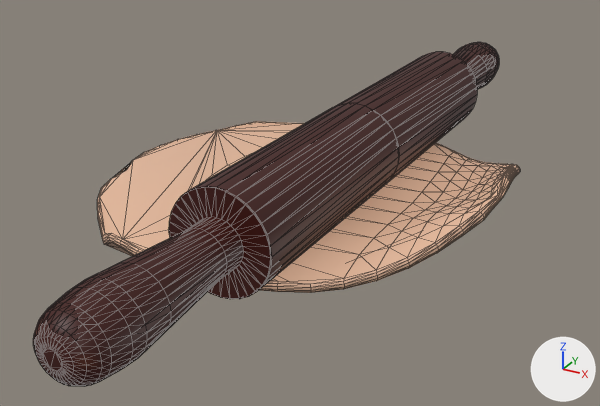
The glTF model Rollingpin.glb: old version first, new version second.
The view is the same before and after, from a 50 mm camera at (3.89, -6.33, 3.16) aimed at (0.51, -0.18, 0.08). Every picture has the same lights, and +X, +Y and +Z are marked at lower right. Mesh edges are drawn as thin lines. Where no turn or scale is listed for an object, it has been applied to the vertices.

Before the edit, the objects in view are built like this:
```python
me_cylinder_001 = bpy.data.meshes.new('Cylinder.001')
me_cylinder_001.from_pydata(...)  # 768 vertices, 1562 faces; spans x -0.41..0.41, y -3.73..3.73, z -0.41..0.41
me_cylinder_001.materials.append(mat_material_001)
me_mesh_001 = bpy.data.meshes.new('Mesh.001')
me_mesh_001.from_pydata(...)  # 428 vertices, 852 faces; spans x -1.89..1.94, y -1.89..1.89, z -0.3..0.42
me_mesh_001.materials.append(mat_material_002)  # beige #e7ba9c
ob_beziercircle_003 = bpy.data.objects.new('BezierCircle.003', me_mesh_001)
ob_beziercircle_003.location = (0.443, 0.0, 0.221)
ob_cylinder_001 = bpy.data.objects.new('Cylinder.001', me_cylinder_001)
ob_cylinder_001.location = (0.971, 0.0, 0.636)
```
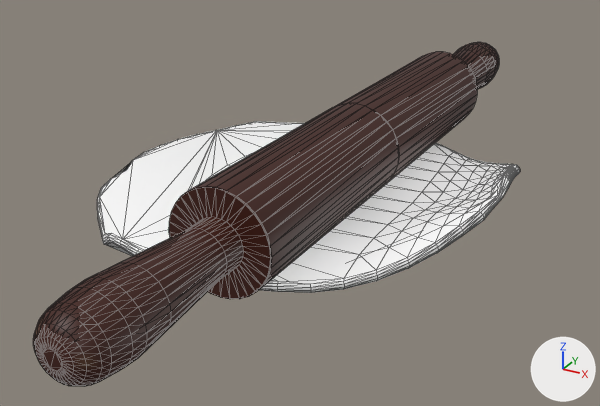
Location of each change, (x1, y1, x2, y2) in pixels of the pictures (600 x 406 px):
```json
{"object": "BezierCircle.003", "change": "recoloured", "before": [97, 121, 520, 293], "after": [97, 121, 520, 293], "on screen": "beige to white"}
```

Edits to the scene script, one JSON object a line:
```json
{"op": "add", "block": "mat_material_003", "code": ["mat_material_003 = principled_material('Material.003')", "mat_material_003.base_color = (1.0, 1.0, 1.0)  # white #ffffff"]}
{"block": "me_mesh_001", "where": "me_mesh_001.from_pydata(...)  # 428 vertices, 852 faces; spans x -1.89..1.94, y -1.89..1.89, z -0.3..0.42"}
{"op": "remove", "block": "me_mesh_001", "code": "me_mesh_001.materials.append(mat_material_002)  # beige #e7ba9c"}
{"op": "add", "block": "me_mesh_001", "code": "me_mesh_001.materials.append(mat_material_003)  # white #ffffff"}
```
